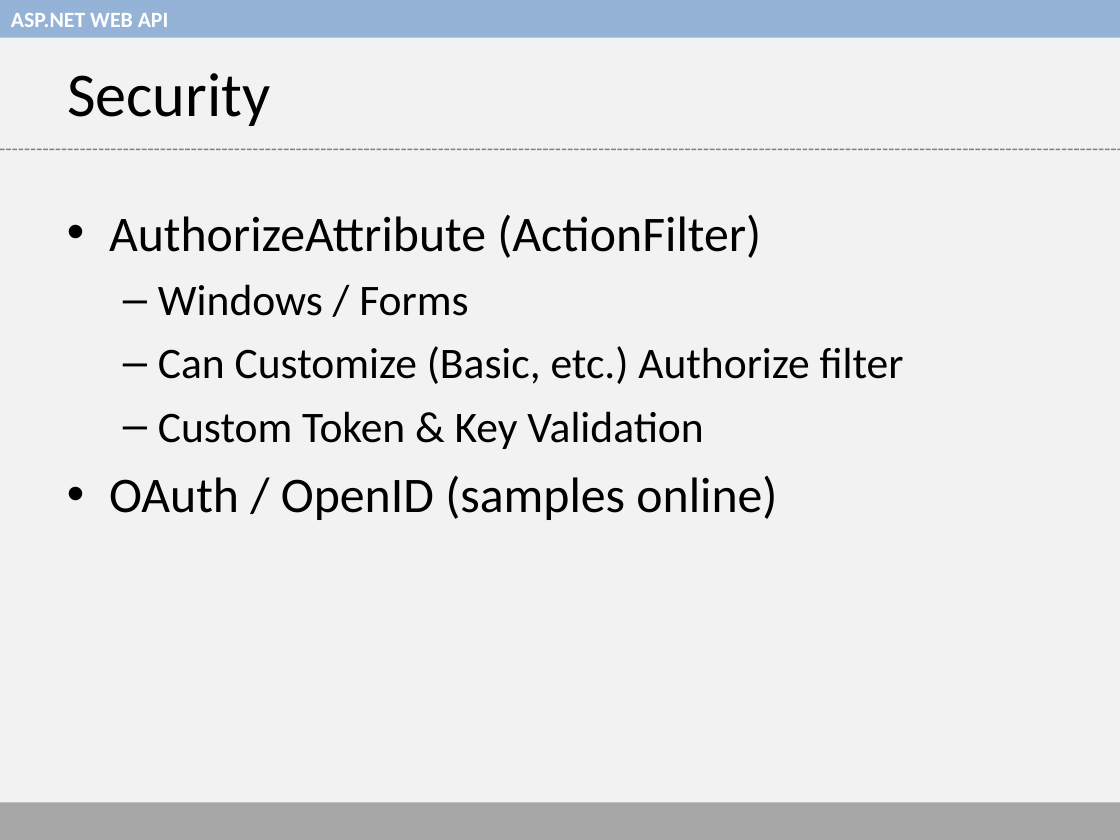
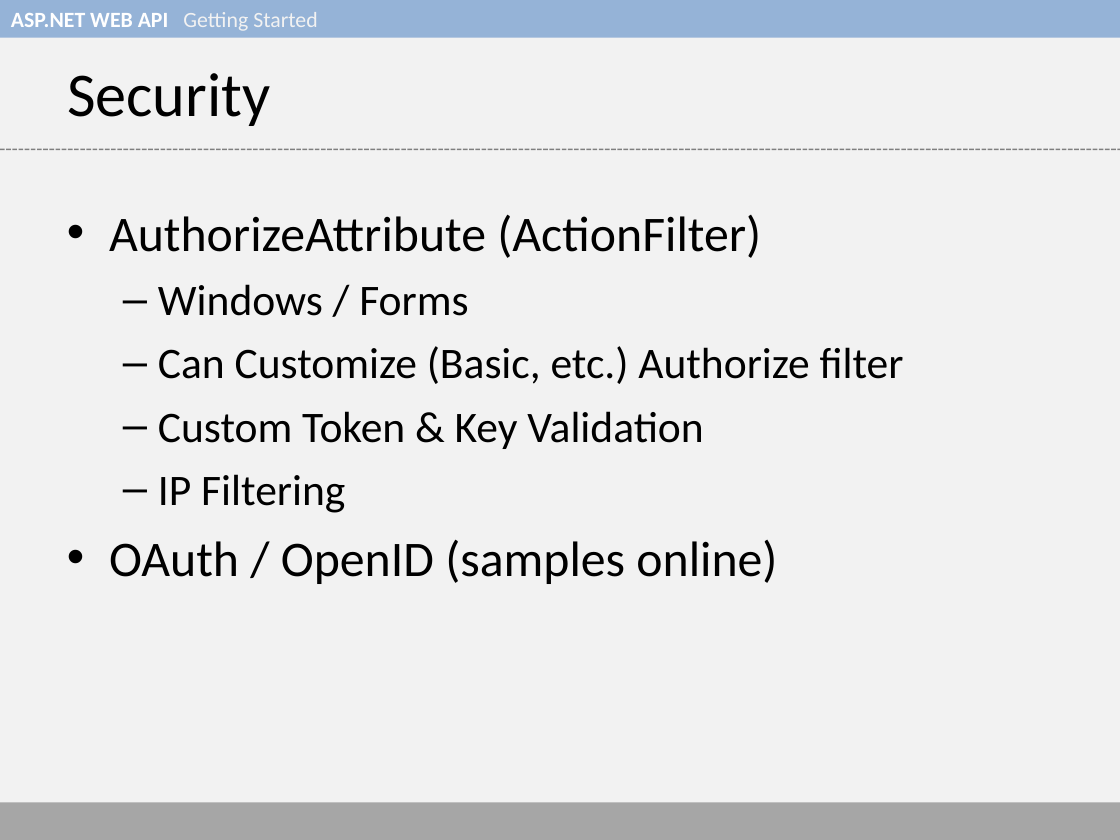
Before and after one commit to thaslam/hartford-code-camp-5, a slide deck: slide 16 of web-api-presentation.ppt. Drawn at 1120x840 pixels with LibreOffice and Linux fonts; fonts in the diff are those of the drawing. Boxes give left, top, right and bottom in pixels: in the first picture for what was removed or moved away, otherwise in the second. Text is boxed around its words. In the diff, an @@ line names an element or a change of style, - is before the commit and + after.

Commit message:
Update presentation with security slide.

```diff
--- a/web-api-presentation.ppt
+++ b/web-api-presentation.ppt
@@ text in rectangle at box(11, 12, 317, 31): text changed; text colour #FFFFFF to #F2F2F2; bold off @@
-ASP.NET WEB API
+ASP.NET WEB API Getting Started
@@ text at box(158, 474, 345, 513): paragraph added @@
+  – IP Filtering
```
Also in this commit, not shown: 19 other slides changed.
